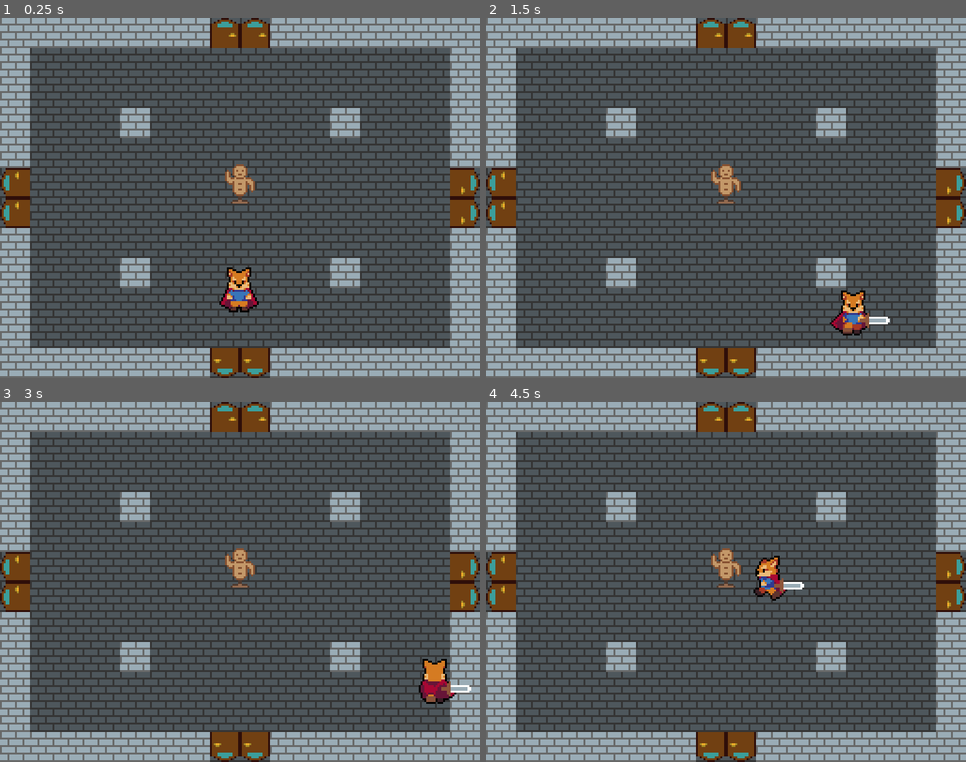
Above: before the commit, frames 1-4 (two rows, left to right).
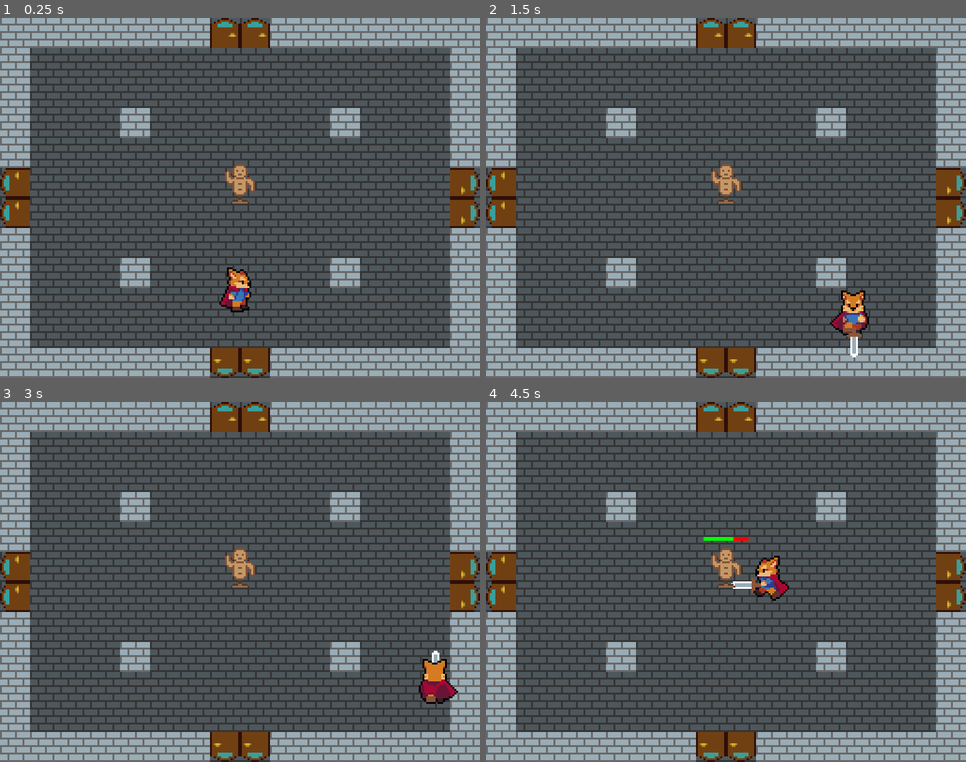
Above: after the commit, the same moments.

Repository: Faolan7/project_pluto
Game: Godot game, scene res://Scenes/Dungeon/Room.tscn
The game is run twice, just before and just after one commit, with the same random seed, the same clock (stepped at 60 frames per second) and the same inputs.
Inputs:
- Up to frame 1 (0.25 s): no input
- Up to frame 2 (1.5 s): tap Enter at 0.5 s; hold D (move_right) 0.53-1.28 s; tap Space (attack) at 0.6, 1.35 s; hold S (move_down) from 1.28 s (still down)
- Up to frame 3 (3 s): tap Space (attack) at 2, 2.1, 2.85 s; release S (move_down) at 2.03 s; hold D (move_right) 2.03-2.78 s; hold W (move_up) from 2.78 s (still down)
- Up to frame 4 (4.5 s): release W (move_up) at 3.53 s; hold A (move_left) from 3.53 s (still down); tap Space (attack) at 3.6, 4.35 s

The runs differ from the first frame. In frame 1, 0.4% of the frame differs, in the area x 46-54%, y 69-82%; in frame 2, 0.2%; in frame 3, 0.1%; in frame 4, 0.3%.

Commit message:
Add weapon rotation

Diff:
--- a/Project Pluto/Scenes/Player.tscn
+++ b/Project Pluto/Scenes/Player.tscn
@@ -6,10 +6,6 @@
 [ext_resource path="res://Sprites/Player.png" type="Texture" id=4]
 [ext_resource path="res://Scenes/Weapon/Weapon.tscn" type="PackedScene" id=5]
 [ext_resource path="res://Scripts/State/Attack.gd" type="Script" id=6]
-
-[sub_resource type="CapsuleShape2D" id=1]
-radius = 5.56895
-height = 3.93819
 
 [sub_resource type="Animation" id=2]
 resource_name = "idle_down"
@@ -210,25 +206,13 @@
 
 [sub_resource type="AnimationNodeStateMachinePlayback" id=23]
 
+[sub_resource type="CapsuleShape2D" id=1]
+radius = 5.56895
+height = 3.93819
+
 [node name="Player" type="KinematicBody2D"]
 collision_layer = 0
 script = ExtResource( 1 )
-
-[node name="Sprite" type="Sprite" parent="."]
-texture = ExtResource( 4 )
-hframes = 60
-frame = 18
-
-[node name="WorldCollision" type="CollisionShape2D" parent="."]
-position = Vector2( 0, 8 )
-rotation = 1.5708
-shape = SubResource( 1 )
-
-[node name="Weapons" type="Node2D" parent="."]
-
-[node name="Weapon" parent="Weapons" instance=ExtResource( 5 )]
-position = Vector2( 11, 4 )
-rotation = 1.5708
 
 [node name="StateMachine" type="Node" parent="."]
 script = ExtResource( 3 )
@@ -254,7 +238,25 @@
 [node name="AnimationTree" type="AnimationTree" parent="."]
 tree_root = SubResource( 22 )
 anim_player = NodePath("../AnimationPlayer")
-active = true
 parameters/playback = SubResource( 23 )
-parameters/Idle/blend_position = Vector2( 0, 0 )
-parameters/Run/blend_position = Vector2( 0, 0 )
+parameters/Idle/blend_position = Vector2( 1, 0 )
+parameters/Run/blend_position = Vector2( 1, 0 )
+
+[node name="Sprite" type="Sprite" parent="."]
+texture = ExtResource( 4 )
+hframes = 60
+frame = 13
+
+[node name="FacingPivot" type="Node2D" parent="Sprite"]
+position = Vector2( 0, 3.5 )
+
+[node name="Weapons" type="Node2D" parent="Sprite/FacingPivot"]
+
+[node name="Weapon" parent="Sprite/FacingPivot/Weapons" instance=ExtResource( 5 )]
+position = Vector2( 12, 0 )
+rotation = 1.5708
+
+[node name="WorldCollision" type="CollisionShape2D" parent="."]
+position = Vector2( 0, 8 )
+rotation = 1.5708
+shape = SubResource( 1 )
--- a/Project Pluto/Scripts/Player.gd
+++ b/Project Pluto/Scripts/Player.gd
@@ -1,17 +1,20 @@
 extends KinematicBody2D
 
 
-onready var state_machine: Node = $StateMachine
-onready var move_state: Node = $StateMachine/Move
-onready var attack_state: Node = $StateMachine/Attack
+var face_dir: Vector2 = Vector2.RIGHT setget set_face_dir
 
-onready var animation_player: Node = $AnimationPlayer
-onready var animation_tree: Node = $AnimationTree
+onready var animation_tree: AnimationTree = $AnimationTree as AnimationTree
 onready var animation_state = animation_tree.get("parameters/playback")
+onready var facing_pivot: Node2D = $Sprite/FacingPivot as Node2D
+onready var state_machine: StateMachine = $StateMachine as StateMachine
+onready var move_state: State = $StateMachine/Move as State
+onready var attack_state: State = $StateMachine/Attack as State
 
 
 func _ready() -> void:
-	attack_state.weapon = $Weapons/Weapon as Weapon
+	animation_tree.active = true
+
+	attack_state.weapon = $Sprite/FacingPivot/Weapons/Weapon as Weapon
 
 func _unhandled_input(_event: InputEvent) -> void:
 	var input_vector: Vector2 = Vector2(
@@ -19,15 +22,26 @@
 		Input.get_action_strength('move_down') - Input.get_action_strength('move_up')
 	)
 	move_state.move_dir = input_vector.normalized()
+	set_face_dir(input_vector)
 
 	# Updating state
 	if Input.is_action_just_pressed('attack'):
 		state_machine.change_state(attack_state)
 
 	elif input_vector != Vector2.ZERO: # Checking if move button is pushed
-		animation_tree.set("parameters/Idle/blend_position", input_vector)
-		animation_tree.set("parameters/Run/blend_position", input_vector)
 		animation_state.travel("Run")
 		state_machine.change_state(move_state)
+
 	else:
 		animation_state.travel("Idle")
+
+
+func set_face_dir(value: Vector2):
+	if abs(face_dir.angle_to(value)) > PI / 3:
+		face_dir = value.snapped(Vector2(1, 1))
+
+		animation_tree.set("parameters/Idle/blend_position", face_dir)
+		animation_tree.set("parameters/Run/blend_position", face_dir)
+
+		facing_pivot.rotation = face_dir.angle()
+		facing_pivot.show_behind_parent = face_dir == Vector2.UP
